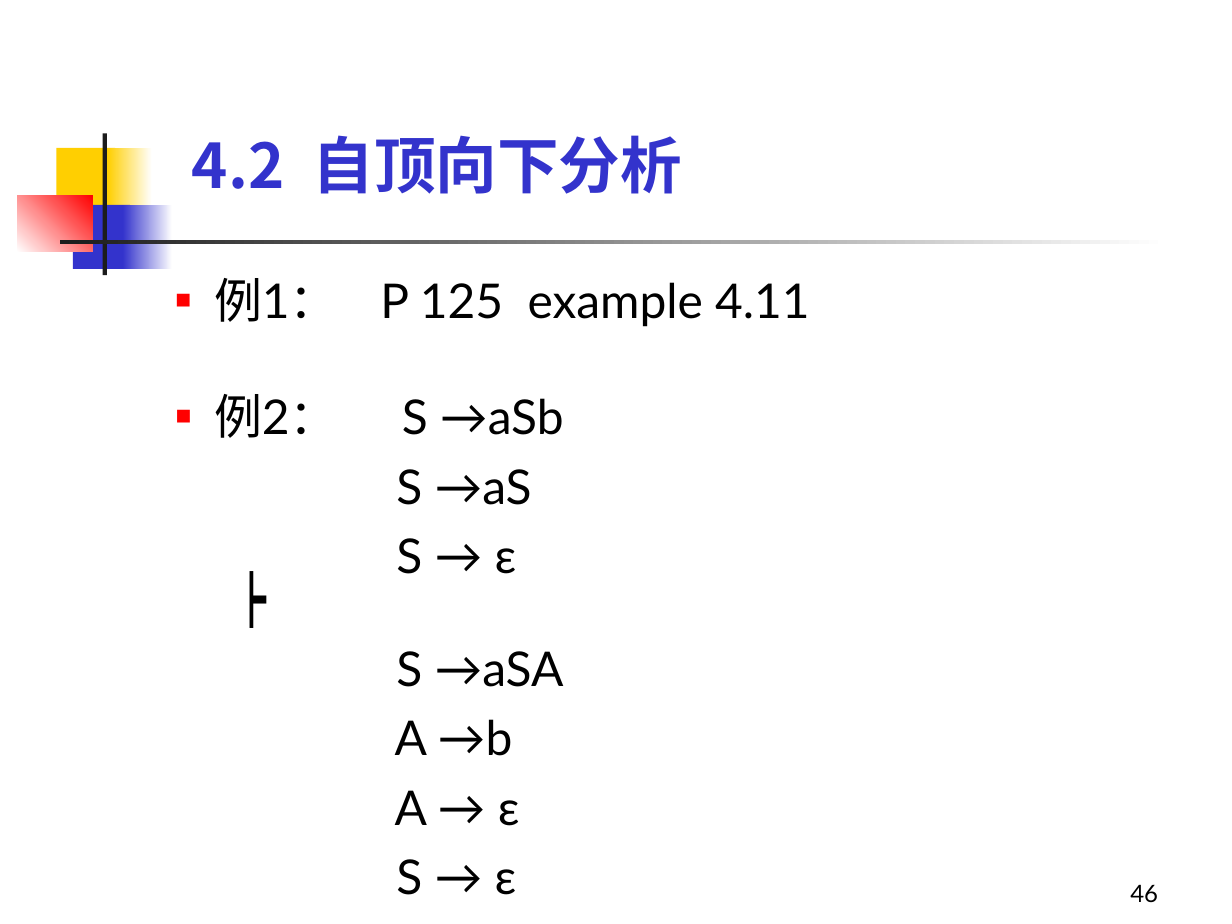
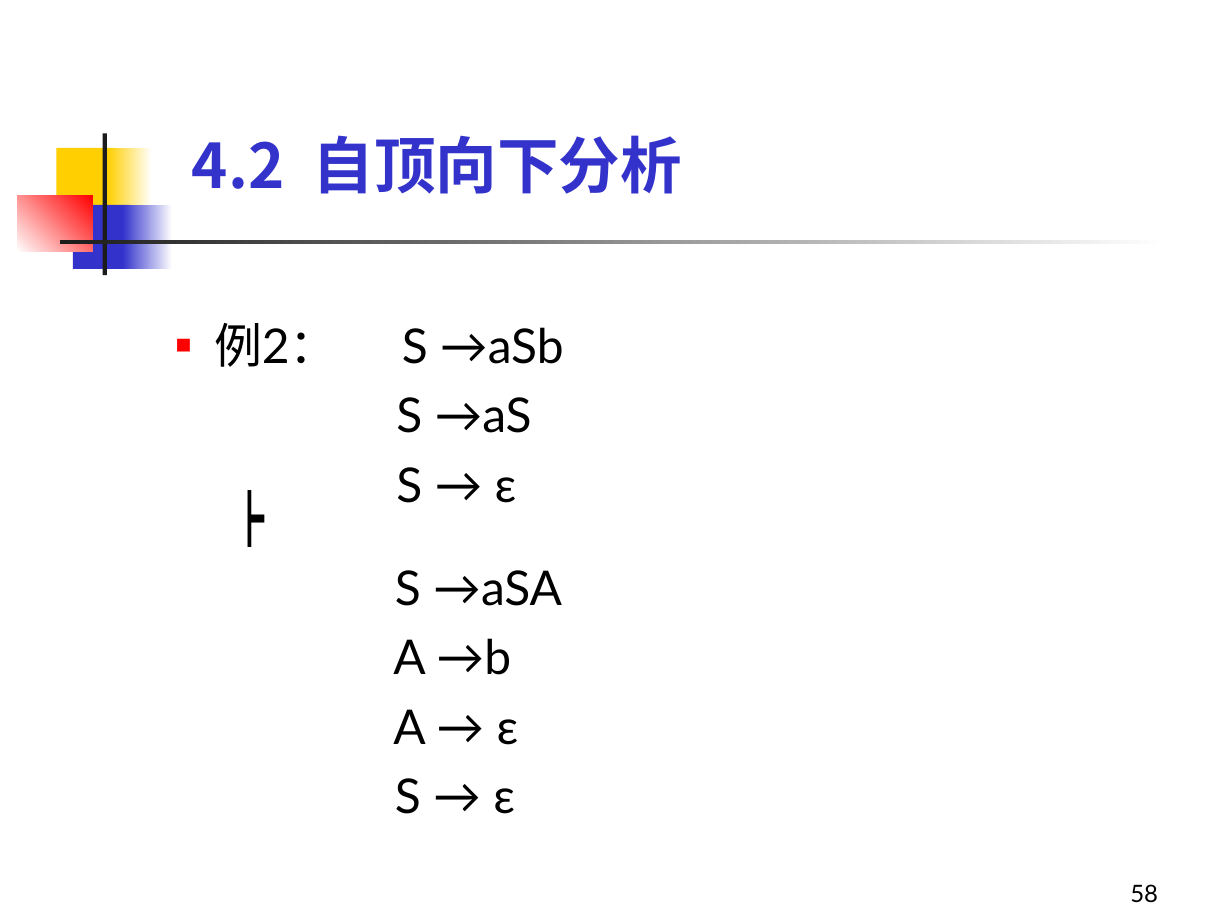
Before and after one commit to sonderlau/HzieeSurvivalGuide, a slide deck: slide 58 of Y1 Seminar II/编译原理/PPT/第4章 语法分析-1.ppt (slide 46 before the commit). Drawn at 1232x924 pixels with LibreOffice and Linux fonts; fonts in the diff are those of the drawing. Boxes give left, top, right and bottom in pixels: in the first picture for what was removed or moved away, otherwise in the second. Text is boxed around its words. In the diff, an @@ line names an element or a change of style, - is before the commit and + after.

```diff
--- a/Y1 Seminar II/编译原理/PPT/第4章 语法分析-1.ppt
+++ b/Y1 Seminar II/编译原理/PPT/第4章 语法分析-1.ppt
@@ text removed at [214,278,810,327] @@
-  ■ 例1： P 125 example 4.11
@@ text "例2： S →aSb": place and size @@
-text "例2： S →aSb" at [214,394,564,574]
+text "例2： S →aSb" at [214,323,564,503]
@@ text "┝": place and size @@
-text "┝" at [395,651,564,895]
+text "┝" at [393,570,562,814]
@@ page number at [1130,884,1158,903]: text changed @@
-46
+58
```
Also in this commit, not shown: 18 other slides changed, 16 slides added, 11 other files.
